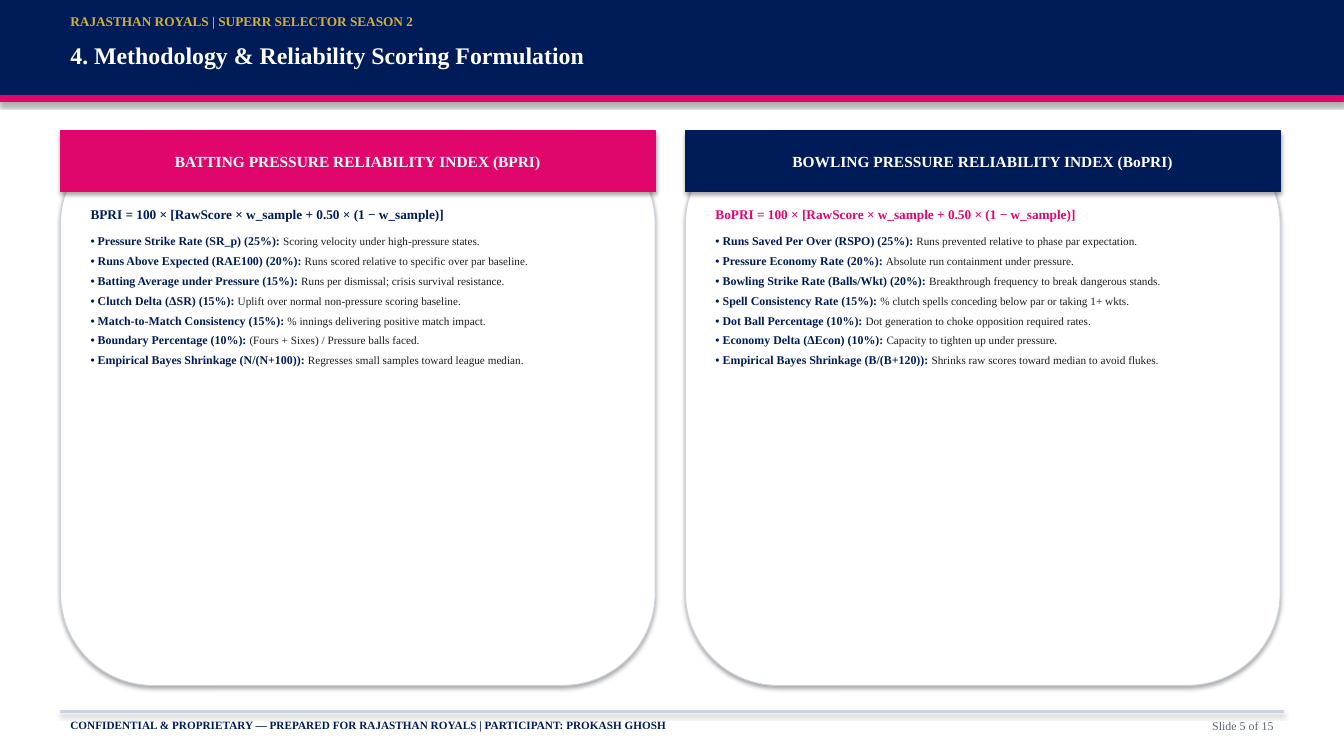
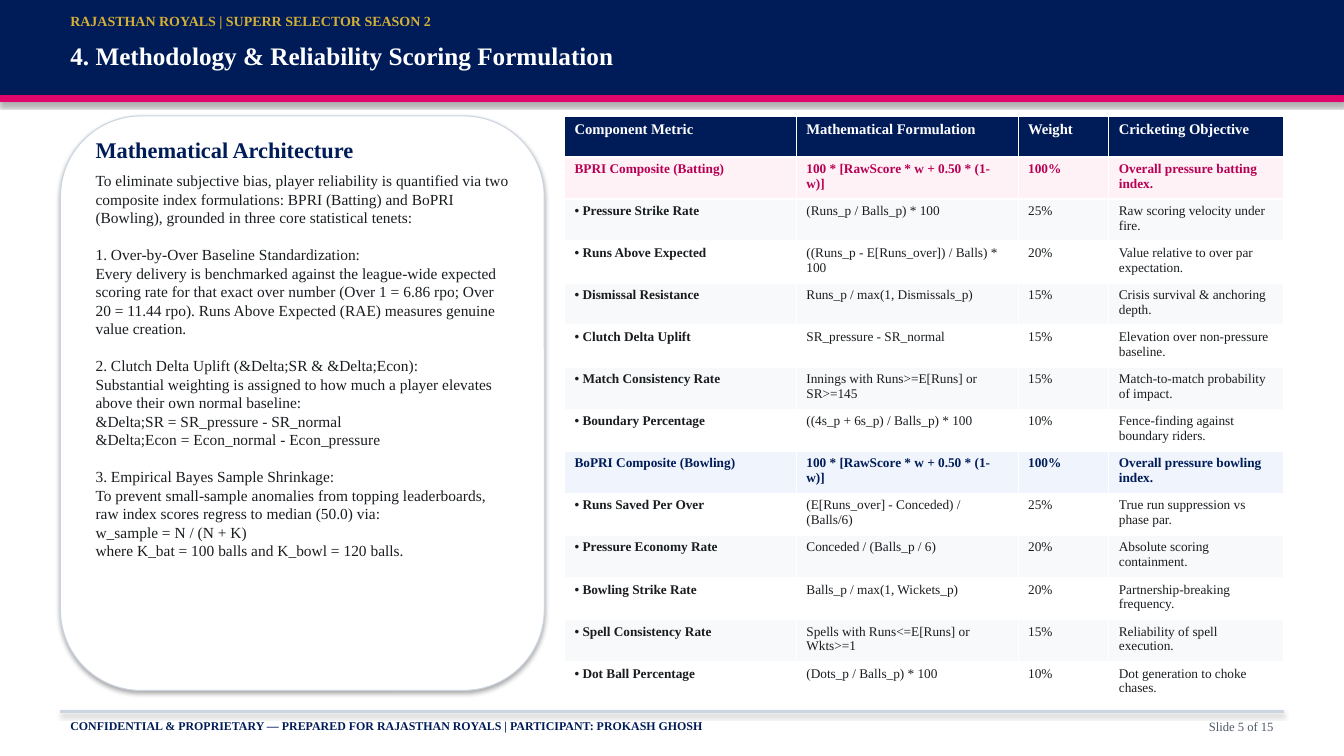
Before and after one commit to prokashghosh996-png/RR-supeRR-selector-2027, a slide deck: slide 5 of SupeRR_Selector_Season_2_RR_IPL_2027_Auction_Strategy.pptx. Drawn at 1344x756 pixels with LibreOffice and Linux fonts; fonts in the diff are those of the drawing. Boxes give left, top, right and bottom in pixels: in the first picture for what was removed or moved away, otherwise in the second. Text is boxed around its words. In the diff, an @@ line names an element or a change of style, - is before the commit and + after.

Commit message:
feat: generate expanded presentation and PDF generation scripts for IPL 2027 auction strategy

```diff
--- a/SupeRR_Selector_Season_2_RR_IPL_2027_Auction_Strategy.pptx
+++ b/SupeRR_Selector_Season_2_RR_IPL_2027_Auction_Strategy.pptx
@@ text "RAJASTHAN ROYALS | SUPERR SELECTOR ..." at [70, 16, 431, 26]: size 9.5 to 10 pt @@
@@ text "4. Methodology & Reliability Scoring ..." at [70, 47, 613, 71]: size 17 to 18 pt @@
@@ rounded rectangle: place and size @@
-rounded rectangle at [60, 131, 655, 686]
+rounded rectangle at [60, 116, 544, 691]
@@ table added at [565, 116, 1284, 696], 14 rows, 4 columns @@
+Component Metric | Mathematical Formulation | Weight | Cricketing Objective
+BPRI Composite (Batting) | 100 * [RawScore * w + 0.50 * (1-w)] | 100% | Overall pressure batting index.
+• Pressure Strike Rate | (Runs_p / Balls_p) * 100 | 25% | Raw scoring velocity under fire.
+• Runs Above Expected | ((Runs_p - E[Runs_over]) / Balls) * 100 | 20% | Value relative to over par expectation.
+• Dismissal Resistance | Runs_p / max(1, Dismissals_p) | 15% | Crisis survival & anchoring depth.
+• Clutch Delta Uplift | SR_pressure - SR_normal | 15% | Elevation over non-pressure baseline.
+• Match Consistency Rate | Innings with Runs>=E[Runs] or SR>=145 | 15% | Match-to-match probability of impact.
+• Boundary Percentage | ((4s_p + 6s_p) / Balls_p) * 100 | 10% | Fence-finding against boundary riders.
+BoPRI Composite (Bowling) | 100 * [RawScore * w + 0.50 * (1-w)] | 100% | Overall pressure bowling index.
+• Runs Saved Per Over | (E[Runs_over] - Conceded) / (Balls/6) | 25% | True run suppression vs phase par.
+• Pressure Economy Rate | Conceded / (Balls_p / 6) | 20% | Absolute scoring containment.
+• Bowling Strike Rate | Balls_p / max(1, Wickets_p) | 20% | Partnership-breaking frequency.
+• Spell Consistency Rate | Spells with Runs<=E[Runs] or Wkts>=1 | 15% | Reliability of spell execution.
+• Dot Ball Percentage | (Dots_p / Balls_p) * 100 | 10% | Dot generation to choke chases.
@@ rectangle removed at [60, 131, 655, 192] @@
-BATTING PRESSURE RELIABILITY INDEX (BPRI)
@@ text added at [96, 142, 508, 558], 11 pt, text #1A1D20 @@
+Mathematical Architecture
+To eliminate subjective bias, player reliability is quantified via two composite index formulations: BPRI (Batting) and BoPRI (Bowling), grounded in three core statistical tenets:
+1. Over-by-Over Baseline Standardization:
+Every delivery is benchmarked against the league-wide expected scoring rate for that exact over number (Over 1 = 6.86 rpo; Over 20 = 11.44 rpo). Runs Above Expected (RAE) measures genuine value creation.
+2. Clutch Delta Uplift (&Delta;SR & &Delta;Econ):
+Substantial weighting is assigned to how much a player elevates above their own normal baseline:
+&Delta;SR = SR_pressure - SR_normal
+&Delta;Econ = Econ_normal - Econ_pressure
+3. Empirical Bayes Sample Shrinkage:
+To prevent small-sample anomalies from topping leaderboards, raw index scores regress to median (50.0) via:
+w_sample = N / (N + K)
+where K_bat = 100 balls and K_bowl = 120 balls.
@@ rounded rectangle removed at [686, 131, 1280, 686] @@
@@ rectangle removed at [686, 131, 1280, 192] @@
-BOWLING PRESSURE RELIABILITY INDEX (BoPRI)
@@ text removed at [91, 209, 528, 367] @@
-BPRI = 100 × [RawScore × w_sample + 0.50 × (1 − w_sample)]
-• Pressure Strike Rate (SR_p) (25%): Scoring velocity under high-pressure states.
-• Runs Above Expected (RAE100) (20%): Runs scored relative to specific over par baseline.
-• Batting Average under Pressure (15%): Runs per dismissal; crisis survival resistance.
-• Clutch Delta (ΔSR) (15%): Uplift over normal non-pressure scoring baseline.
-• Match-to-Match Consistency (15%): % innings delivering positive match impact.
-• Boundary Percentage (10%): (Fours + Sixes) / Pressure balls faced.
-• Empirical Bayes Shrinkage (N/(N+100)): Regresses small samples toward league median.
@@ text removed at [715, 209, 1161, 367] @@
-BoPRI = 100 × [RawScore × w_sample + 0.50 × (1 − w_sample)]
-• Runs Saved Per Over (RSPO) (25%): Runs prevented relative to phase par expectation.
-• Pressure Economy Rate (20%): Absolute run containment under pressure.
-• Bowling Strike Rate (Balls/Wkt) (20%): Breakthrough frequency to break dangerous stands.
-• Spell Consistency Rate (15%): % clutch spells conceding below par or taking 1+ wkts.
-• Dot Ball Percentage (10%): Dot generation to choke opposition required rates.
-• Economy Delta (ΔEcon) (10%): Capacity to tighten up under pressure.
-• Empirical Bayes Shrinkage (B/(B+120)): Shrinks raw scores toward median to avoid flukes.
@@ text "CONFIDENTIAL & PROPRIETARY — PREPARED ..." at [70, 722, 703, 730]: size 8 to 8.5 pt @@
@@ text "Slide 5 of 15" at [1209, 722, 1274, 731]: size 8.5 to 9 pt, text colour #5A6472 to #505A69 @@
```
Also in this commit, not shown: 14 other slides changed, 5 other files.
